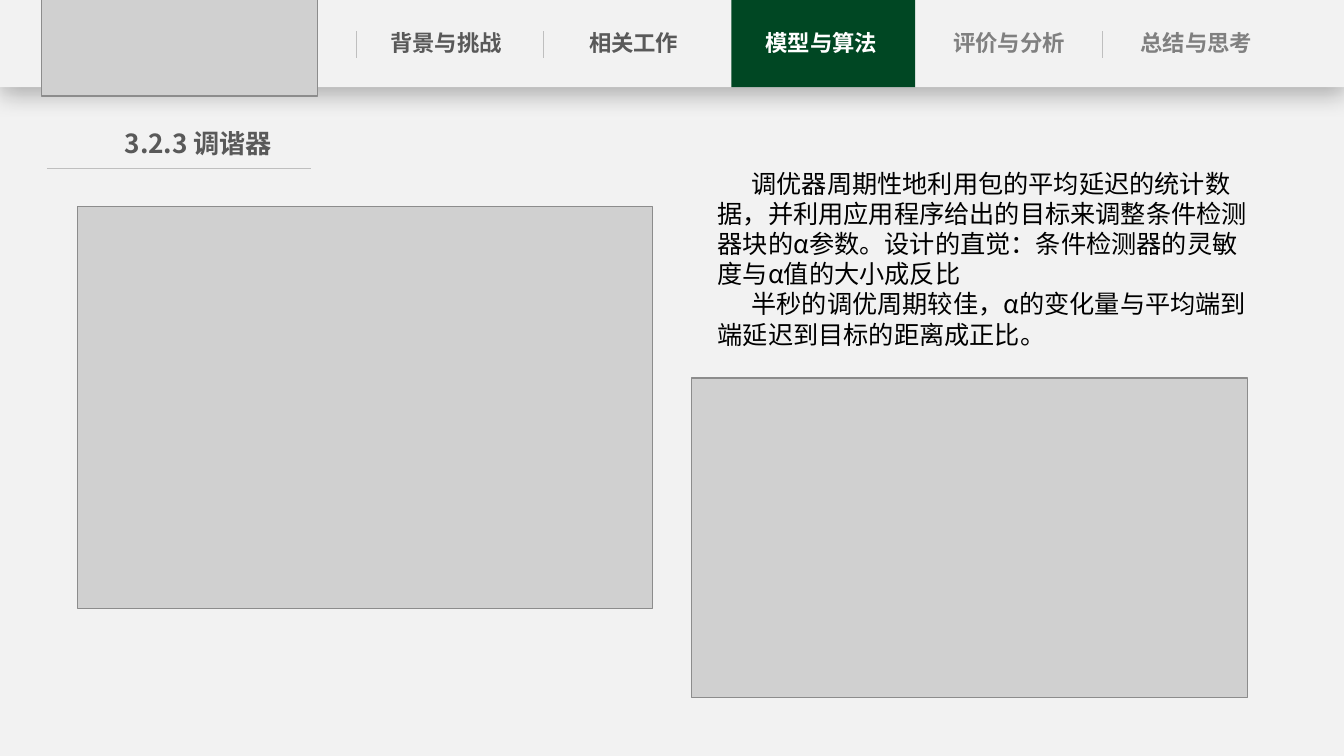
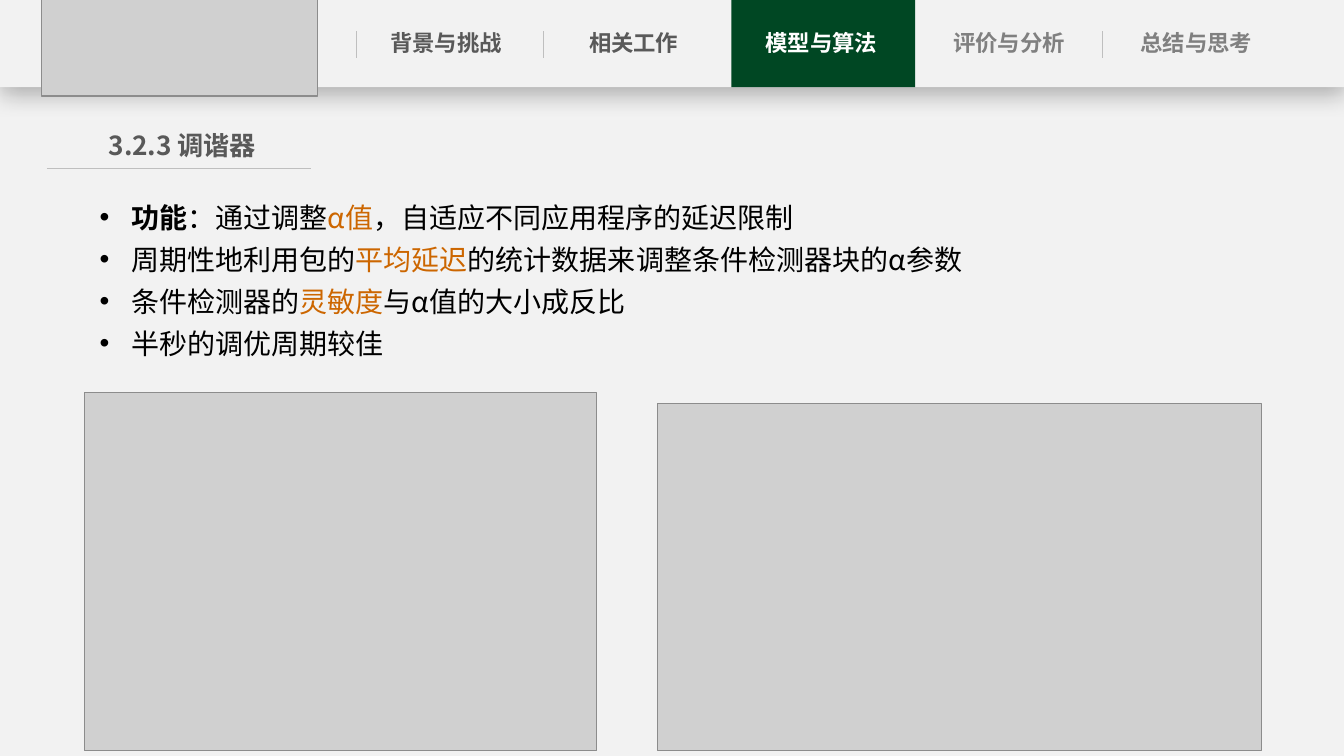
Before and after one commit to Enderfga/Enderfga, a slide deck: slide 13 of Report/C2TCP A Flexible Cellular TCP to Meet Stringent Delay Requirements.pptx. Drawn at 1344x756 pixels with LibreOffice and Linux fonts; fonts in the diff are those of the drawing; grey boxes stand for pictures. Boxes give left, top, right and bottom in pixels: in the first picture for what was removed or moved away, otherwise in the second. Text is boxed around its words. In the diff, an @@ line names an element or a change of style, - is before the commit and + after.

```diff
--- a/Report/C2TCP A Flexible Cellular TCP to Meet Stringent Delay Requirements.pptx
+++ b/Report/C2TCP A Flexible Cellular TCP to Meet Stringent Delay Requirements.pptx
@@ text "3.2.3 调谐器": place and size @@
-text "3.2.3 调谐器" at <box>125,131,272,156</box>
+text "3.2.3 调谐器" at <box>109,133,256,158</box>
@@ text at <box>131,204,962,357</box>: text changed; size 18 to 20 pt @@
-调优器周期性地利用包的平均延迟的统计数据，并利用应用程序给出的目标来调整条件检测器块的α参数。设计的直觉：条件检测器的灵敏度与α值的大小成反比
-半秒的调优周期较佳，α的变化量与平均端到端延迟到目标的距离成正比。
+• 功能：通过调整α值，自适应不同应用程序的延迟限制
+• 周期性地利用包的平均延迟的统计数据来调整条件检测器块的α参数
+• 条件检测器的灵敏度与α值的大小成反比
+• 半秒的调优周期较佳
@@ picture: place and size @@
-picture at <box>78,207,652,609</box>
+picture at <box>84,392,597,751</box>
@@ picture: place and size @@
-picture at <box>692,378,1247,698</box>
+picture at <box>657,404,1261,751</box>
```
Also in this commit, not shown: 16 other slides changed, 2 slides removed, 9 other files.
